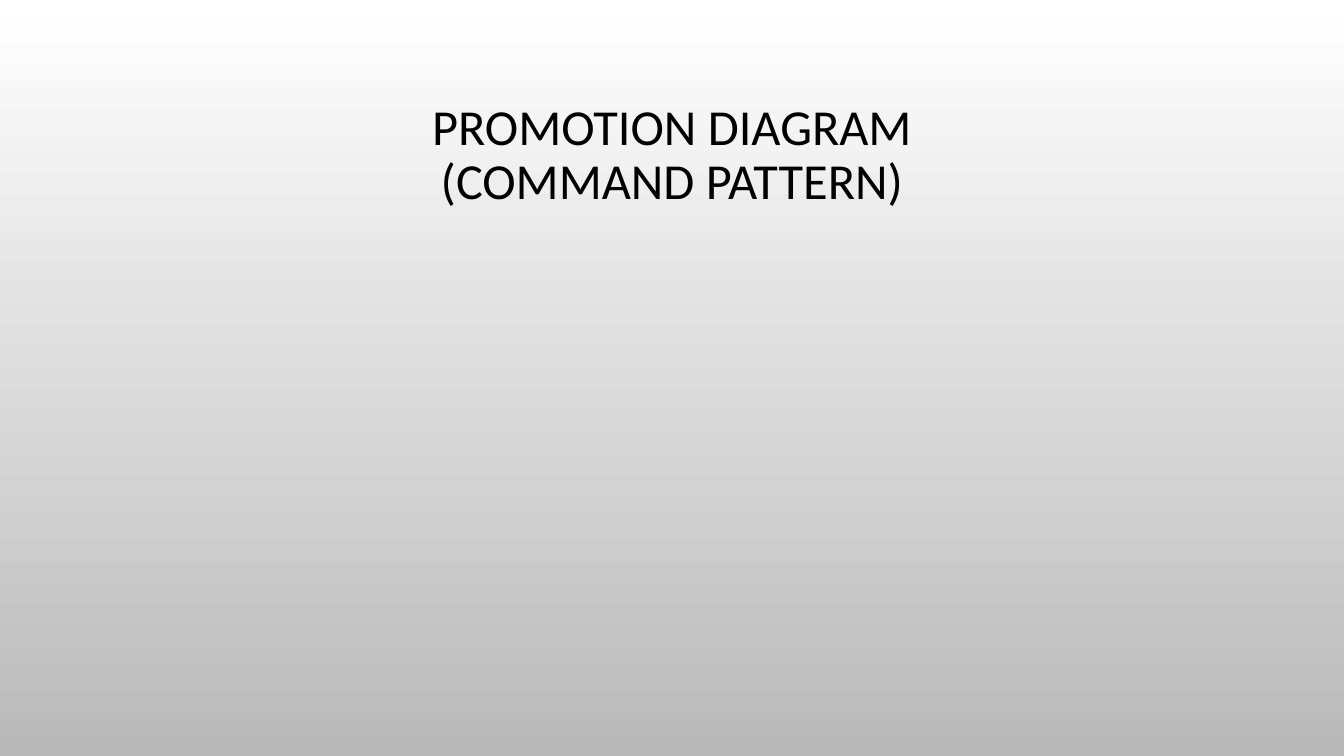
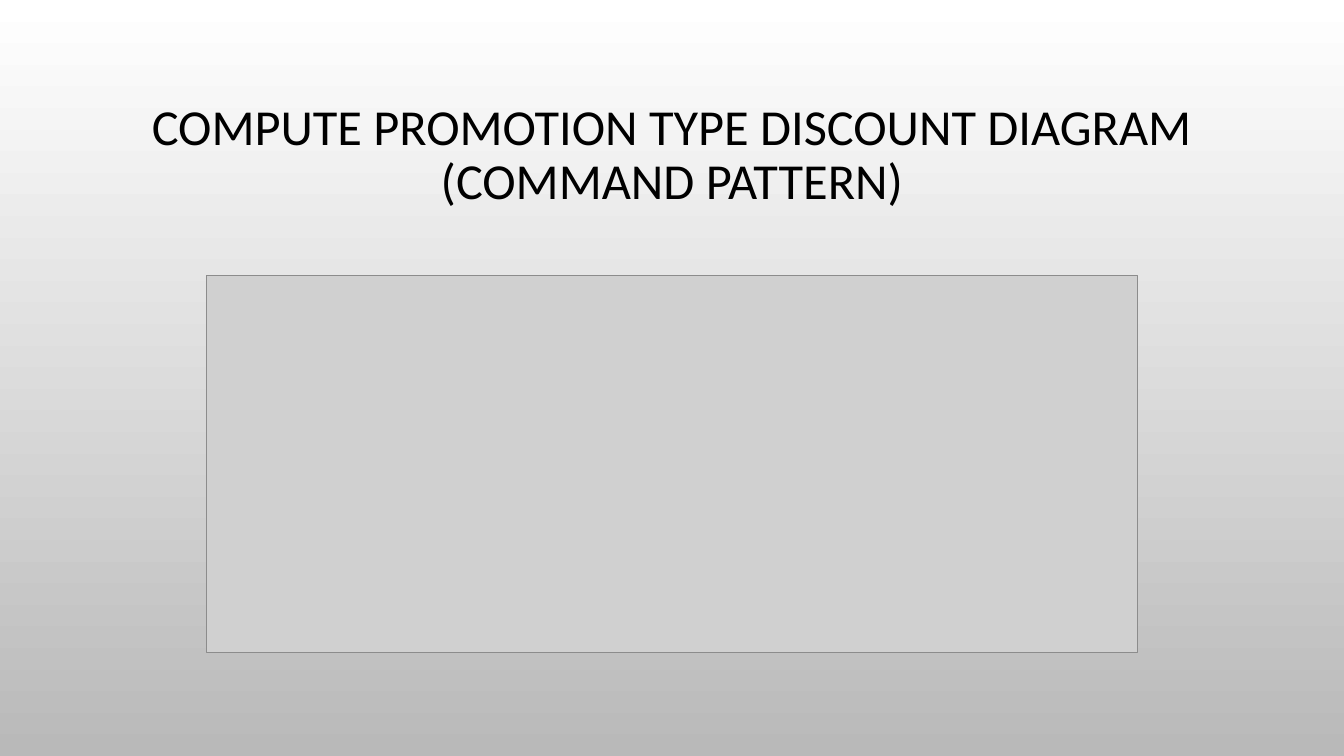
Before and after one commit to thonguyen1302/ProjectASD_Design_pattern, a slide deck: slide 12 of Hotel managed system.pptx (slide 11 before the commit). Drawn at 1344x756 pixels with LibreOffice and Linux fonts; fonts in the diff are those of the drawing; grey boxes stand for pictures; background and template pictures are left out. Boxes give left, top, right and bottom in pixels: in the first picture for what was removed or moved away, otherwise in the second. Text is boxed around its words. In the diff, an @@ line names an element or a change of style, - is before the commit and + after.

Commit message:
Updated slides for promotion

```diff
--- a/Hotel managed system.pptx
+++ b/Hotel managed system.pptx
@@ title at <box>152,112,1191,206</box>: text changed @@
-PROMOTION DIAGRAM
-(COMMAND PATTERN)
+COMPUTE PROMOTION TYPE DISCOUNT DIAGRAM
+(COMMAND PATTERN)
@@ picture added at <box>207,275,1138,652</box> @@
```
Also in this commit, not shown: 2 other slides changed, 3 slides added, 6 other files.
